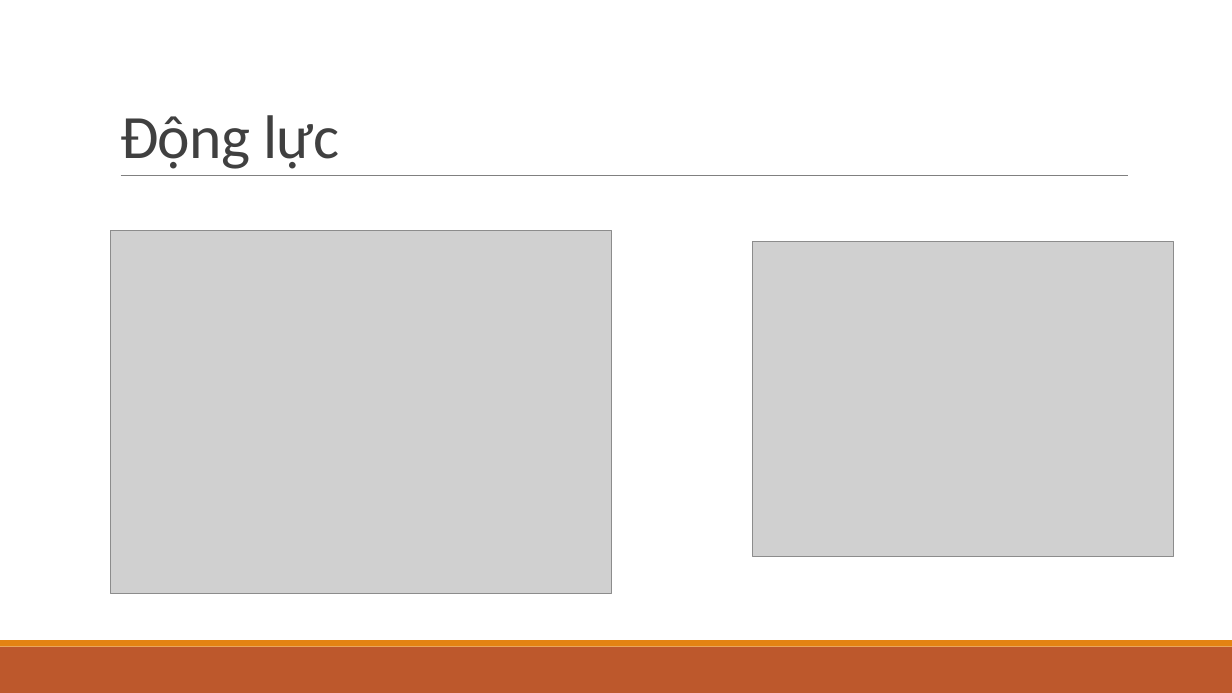
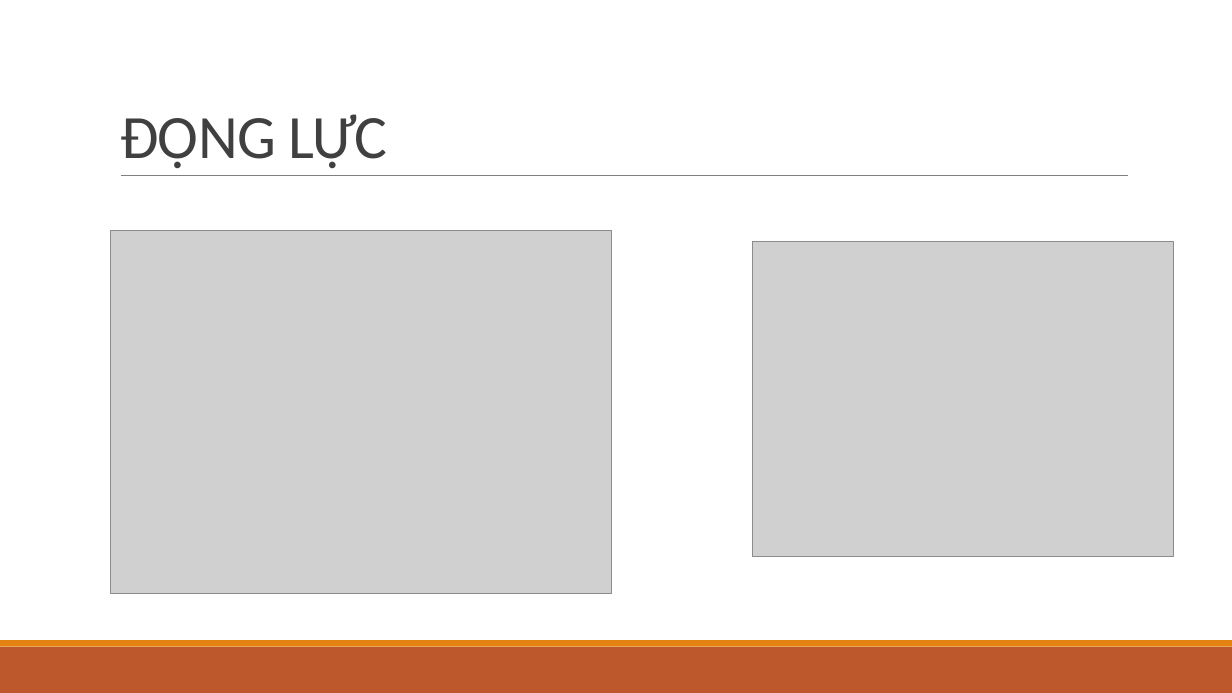
Before and after one commit to hoangphuc1998/DataScienceFinalProject, a slide deck: slide 2 of DataScience.pptx. Drawn at 1232x693 pixels with LibreOffice and Linux fonts; fonts in the diff are those of the drawing; grey boxes stand for pictures. Boxes give left, top, right and bottom in pixels: in the first picture for what was removed or moved away, otherwise in the second. Text is boxed around its words. In the diff, an @@ line names an element or a change of style, - is before the commit and + after.

```diff
--- a/DataScience.pptx
+++ b/DataScience.pptx
@@ title at <box>120,114,388,169</box>: text changed @@
-Động lực
+ĐỘNG LỰC
```
Also in this commit, not shown: 3 other slides changed, 8 slides added, 1 other file.
